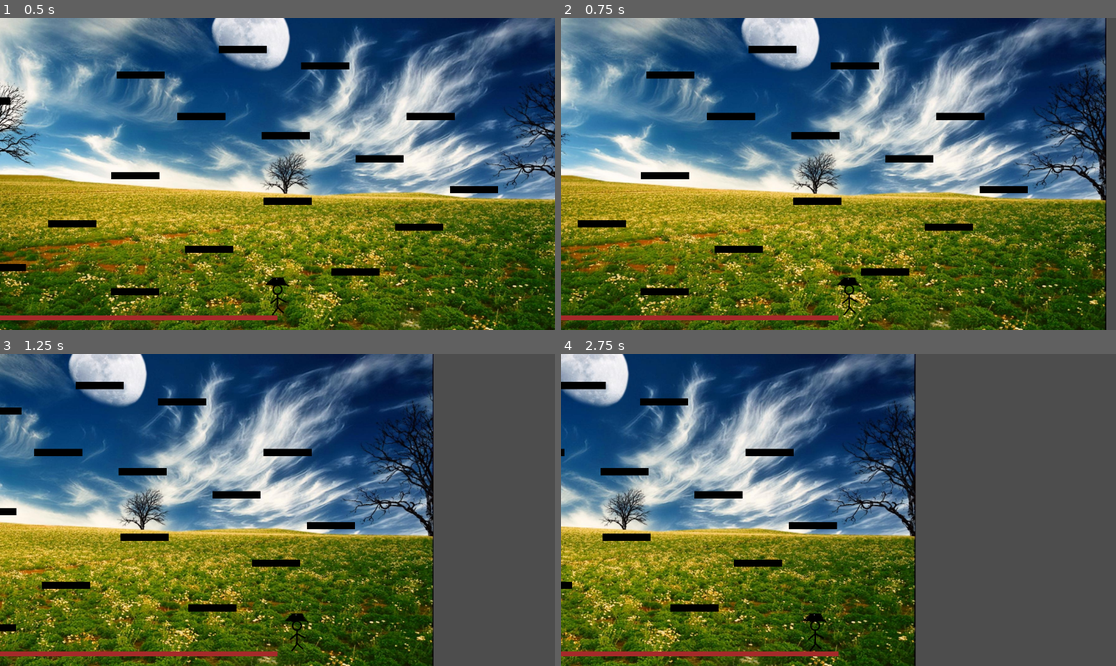
Above: before the commit, frames 1-4 (two rows, left to right).
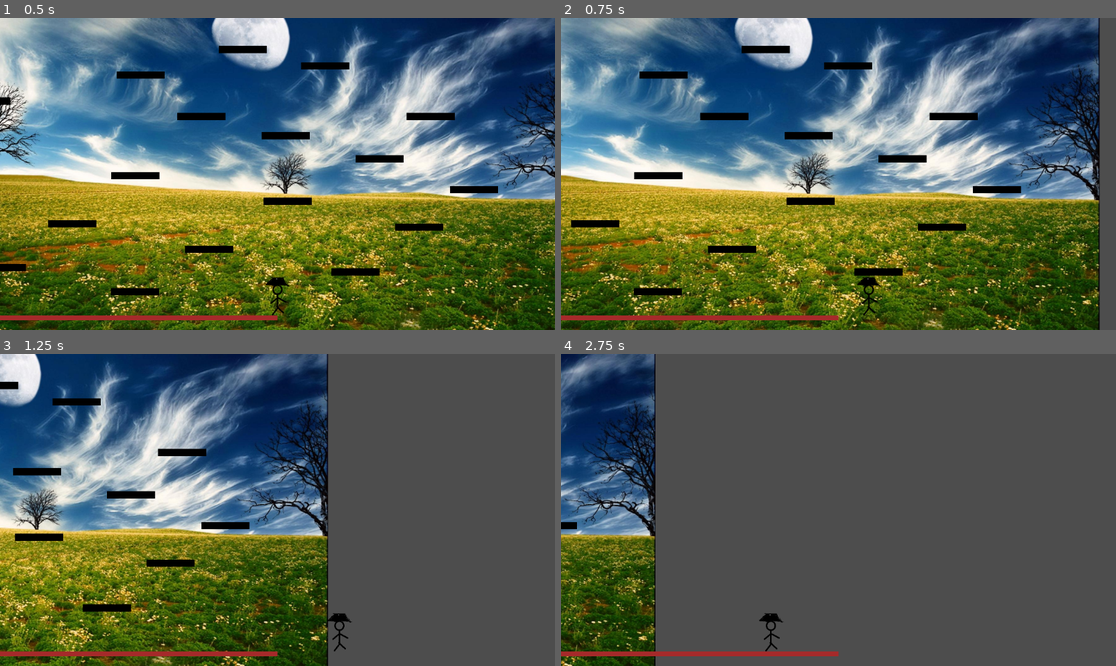
Above: after the commit, the same moments.

Repository: Darr3n2GG/2D-Platformer-Player-Template-WIP
Game: Godot game, scene res://src/scenes/test.tscn
Two runs of this game, one before a commit and one after it. Both use one fixed random seed, a clock stepped at 60 frames per second and the inputs below. The project has no main scene, so this scene is started directly.
Inputs:
- Up to frame 1 (0.5 s): no input
- Up to frame 2 (0.75 s): tap Enter at 0.5 s; hold D (move_right) from 0.53 s (still down)
- Up to frame 3 (1.25 s): keep holding D (move_right); tap Space (jump) at 0.77 s
- Up to frame 4 (2.75 s): tap Space (jump) at 1.52 s; release D (move_right) at 2.03 s; hold A (move_left) from 2.03 s (still down)

Frame 1 is identical in both runs. In frame 2, 41% of the frame differs, in the area x 0-99%, y 0-100%; in frame 3, 65%, in the area x 0-79%, y 0-100%; in frame 4, 61%.

Commit message:
tweaked wall check
TODO:
change to just on wall check

Diff:
--- a/src/game_objects/Player/movement/LinearAccel.gd
+++ b/src/game_objects/Player/movement/LinearAccel.gd
@@ -7,6 +7,7 @@
 @export var accel_time: float
 @export var decel_time: float
 @export var turn_time: float
+@export var reset_on_wall: bool = true
 
 var active := false
 var elapsed := 0.0
@@ -23,8 +24,10 @@
 	turn_time = _t_turn
 
 func apply_acceleration(player: Player, direction: float, delta: float) -> void:
-	var is_input := direction == 0 and just_released()
-	if is_input or player.is_on_wall():
+	var is_released_input := direction == 0 and just_released()
+	# add just on wall
+	var is_on_wall = player.is_on_wall() and reset_on_wall
+	if is_released_input or is_on_wall:
 		active = false
 		return
 
@@ -39,8 +42,7 @@
 
 	if active:
 		elapsed += delta
-		var t = min(elapsed, t_accel)
-
+		var t = elapsed
 		var v_t = v_start + a0 * t + 0.5 * k * t * t
 
 		if v_target > v_start:
@@ -50,9 +52,11 @@
 
 		player.velocity.x = v_t
 
+		# Velocity will still be clamped so floating point precision issue here is not a big deal.
 		if elapsed >= t_accel:
 			player.velocity.x = v_target
 			active = false
+
 
 func start_acceleration(player: Player, direction: float) -> void:
 	v_start = player.velocity.x
--- a/src/scenes/test.tscn
+++ b/src/scenes/test.tscn
@@ -9,7 +9,6 @@
 
 [sub_resource type="Resource" id="Resource_fen8a"]
 script = ExtResource("4_n5vox")
-accel_type = 1
 accel_time = 0.1
 decel_time = 0.1
 turn_time = 0.1
@@ -26,6 +25,7 @@
 
 [node name="Player" parent="." instance=ExtResource("3_m5uds")]
 position = Vector2(0, -34)
+max_speed = 1000.0
 accel_strategy = SubResource("Resource_fen8a")
 
 [node name="PlayerCamera" type="Camera2D" parent="." node_paths=PackedStringArray("player_node")]
